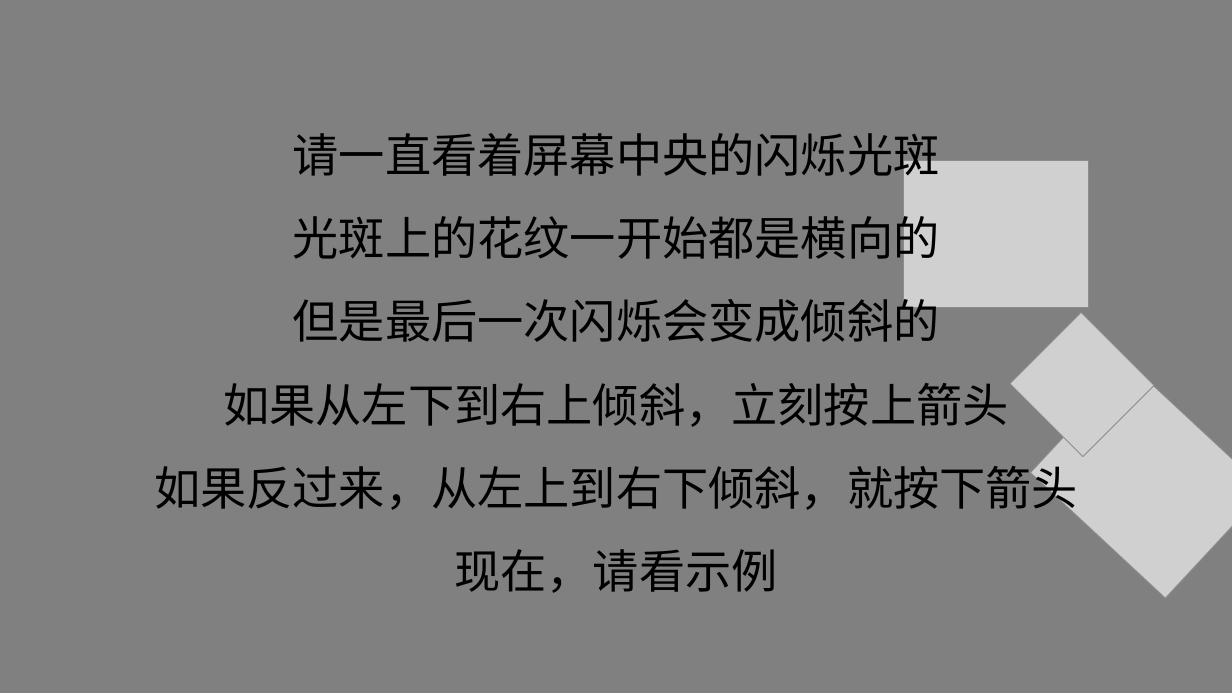
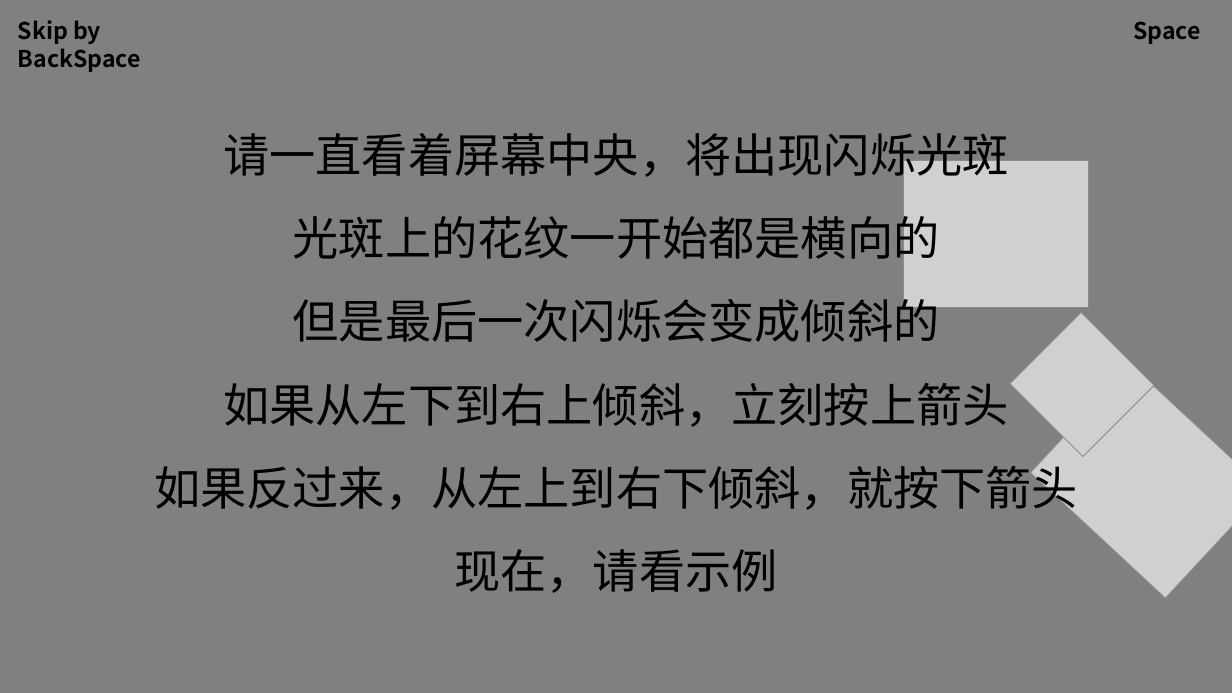
Before and after one commit to lyxose/RhythmicCue, a slide deck: slide 2 of Instructions/指导语.pptx. Drawn at 1232x693 pixels with LibreOffice and Linux fonts; fonts in the diff are those of the drawing; grey boxes stand for pictures. Boxes give left, top, right and bottom in pixels: in the first picture for what was removed or moved away, otherwise in the second. Text is boxed around its words. In the diff, an @@ line names an element or a change of style, - is before the commit and + after.

```diff
--- a/Instructions/指导语.pptx
+++ b/Instructions/指导语.pptx
@@ text added at <box>18,20,141,72</box>, 18 pt, text #000000, bold @@
+Skip by BackSpace
@@ text added at <box>1133,21,1201,44</box>, 18 pt, text #000000, bold @@
+Space
@@ text at <box>223,133,1008,184</box>: text changed @@
-请一直看着屏幕中央的闪烁光斑
+请一直看着屏幕中央，将出现闪烁光斑
```
Also in this commit, not shown: 9 other slides changed, 9 slides added, 28 other files.
